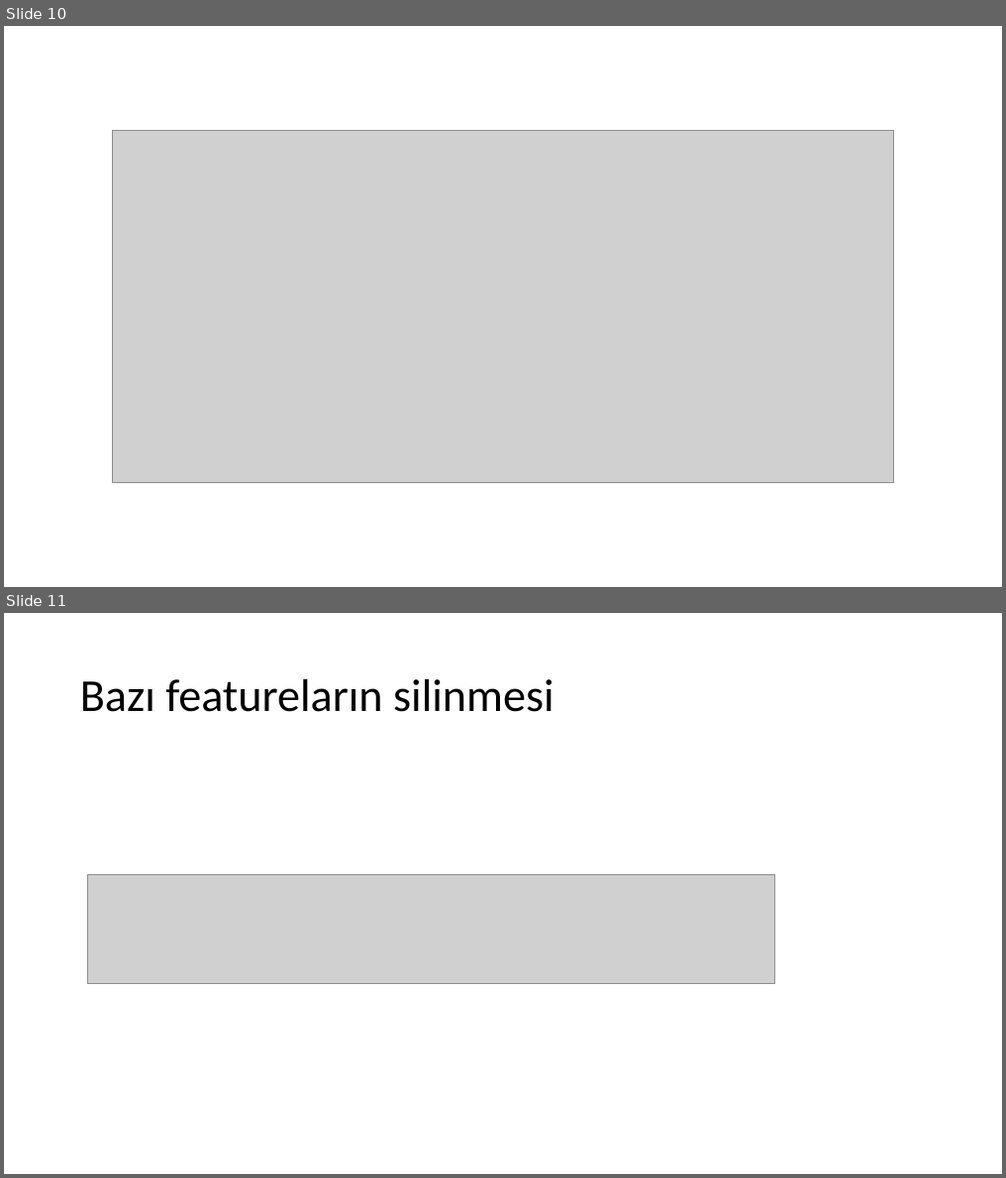
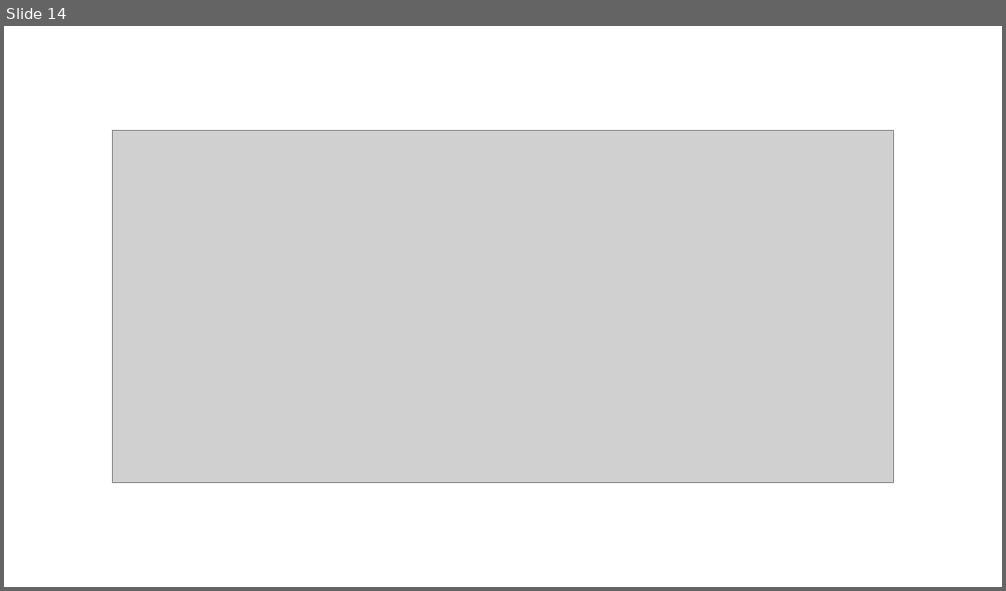
Before and after one commit to ayberkuslu/MLProject, a slide deck: FeatureSelection.pptx. Shown one above the other, each under a label of ours: slides 10 and 11 before the commit, slide 14 after it. The pictures are 1006x1178 and 1006x591 pixels, drawn with LibreOffice and Linux fonts; fonts in the diff are those of the drawing; grey boxes stand for pictures. Boxes give left, top, right and bottom in pixels: in the first picture for what was removed or moved away, otherwise in the second. Text is boxed around its words. In the diff, an @@ line names an element or a change of style, - is before the commit and + after.

```diff
--- a/FeatureSelection.pptx
+++ b/FeatureSelection.pptx
@@ slide 11 removed at (4,613,1002,1174), background #FFFFFF @@
@@ title removed at (80,679,554,712) @@
-Bazı featureların silinmesi
@@ picture removed at (87,875,775,983) @@
@@ what was slide 10 is now slide 14 @@
```
Also in this commit, not shown: 5 slides changed, 12 slides added, 2 other slides removed.
